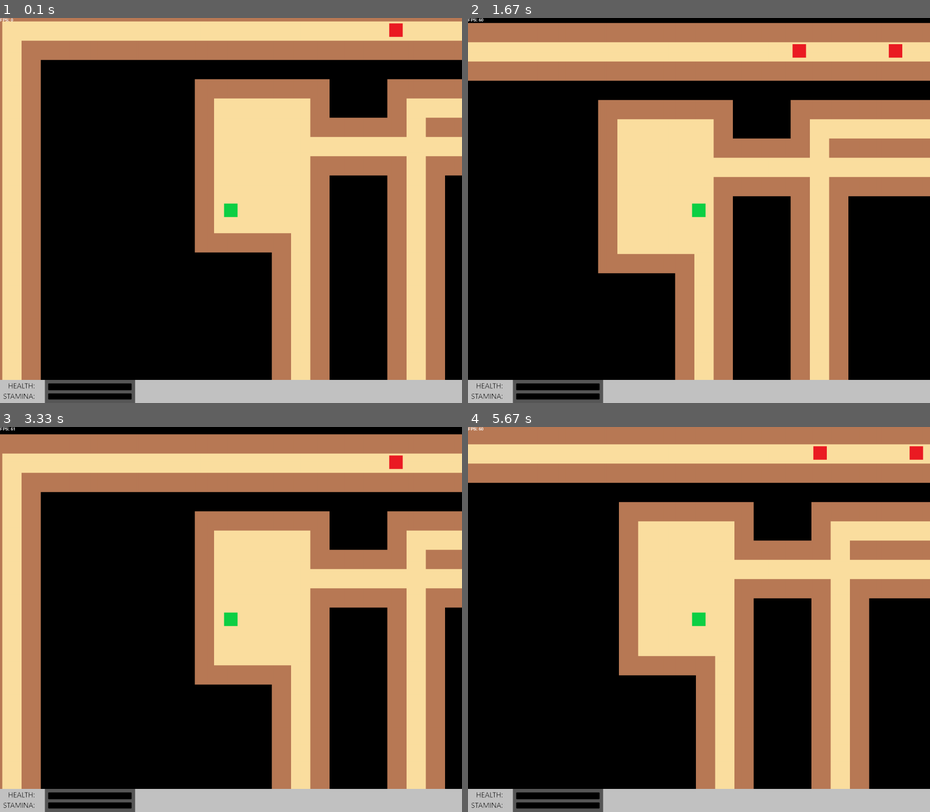
Above: before the commit, frames 1-4 (two rows, left to right).
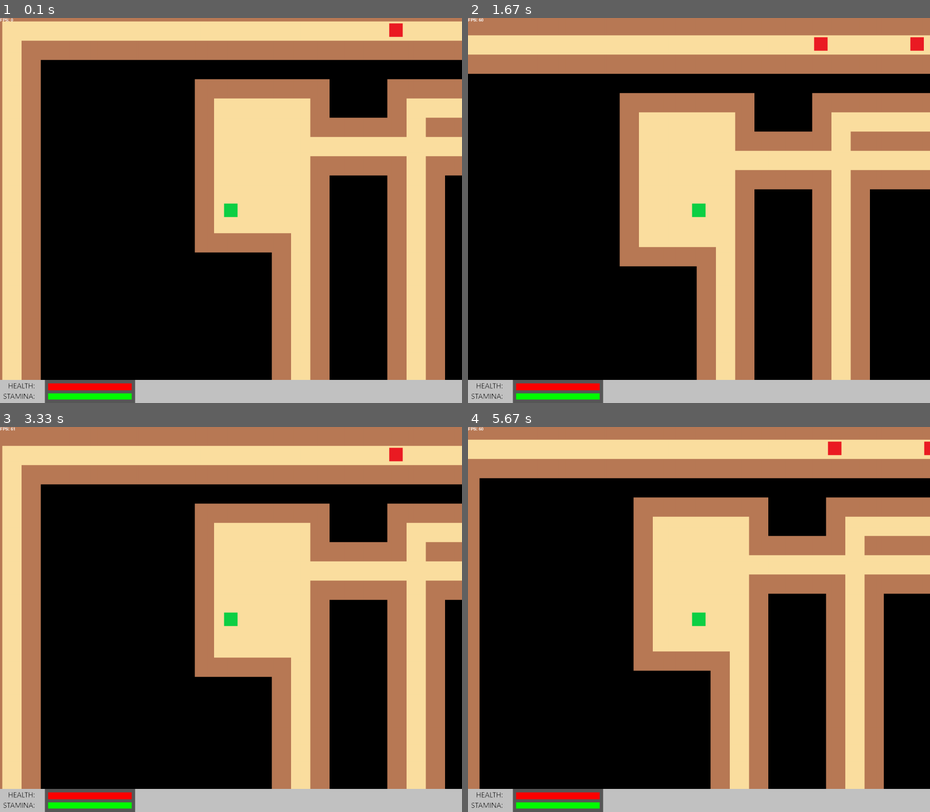
Above: after the commit, the same moments.

Repository: legotrainkid/Python-Pygame-Dungeon-Crawler
Game: pygame game, started from main.py
Two runs of this game, one before a commit and one after it. Both use one fixed random seed, a clock stepped at 60 frames per second and the inputs below.
Inputs:
- Up to frame 1 (0.1 s): no input
- Up to frame 2 (1.67 s): hold D 0.33-0.8 s; hold W 0.83-1.13 s; hold D 1.17-1.63 s
- Up to frame 3 (3.33 s): hold A 1.67-2.2 s; hold S 2.23-2.53 s; hold A 2.57-2.97 s; hold W from 3 s (still down)
- Up to frame 4 (5.67 s): release W at 3.37 s; hold D 3.4-4.03 s; hold S 4.07-4.43 s; hold A 4.47-4.93 s; hold D 4.97-5.43 s; hold W from 5.47 s (still down)

The runs differ from the first frame. In frame 1, 0.7% of the frame differs, in the area x 10-29%, y 94-100%; in frame 2, 34%, in the area x 0-100%, y 0-100%; in frame 3, 13%; in frame 4, 26%.

Commit message:
Added health and stamina bars

Diff:
--- a/main.py
+++ b/main.py
@@ -19,7 +19,7 @@
         self.RED = (255, 0, 0)
         self.FPS_FONT = pygame.font.Font("freesansbold.ttf", 11)
         self.SCORE_FONT = pygame.font.Font("freesansbold.ttf", 18)
-        self.MOVE_SPEED = 3
+        self.MOVE_SPEED = 2
         self.MAPSIZE = 80
         self.FPS = 60
 
@@ -72,13 +72,14 @@
             y_v += 50
             x_v = 0
             i = 0
-        self.player = Player(30)
+        self.player = Player(30, 500)
         self.spawn_enemies(15)
 
         self.all_sprites.add(self.player)
 
         self.spawn_player()
-        self.hud = Hud()
+        colors = {"red": self.RED, "green":self.GREEN}
+        self.hud = Hud(self.screen, colors, self.player)
         self.all_sprites.add(self.hud)
 
     def update_fps(self):
@@ -167,6 +168,9 @@
                         move = [self.MOVE_SPEED, 0]
                     elif event.key == pygame.K_d and can_move[2]:
                         move = [-self.MOVE_SPEED, 0]
+                    elif event.key == pygame.K_SPACE:
+                        self.player.sprint = True
+                        self.update_frames = 1
                 elif event.type == pygame.KEYUP:
                     if event.key == pygame.K_w:
                         move = [0, 0]
@@ -176,6 +180,24 @@
                         move = [0, 0]
                     elif event.key == pygame.K_d:
                         move = [0, 0]
+                    elif event.key == pygame.K_SPACE:
+                        self.player.sprint = False
+                        self.update_frames = 5
+
+            if self.player.sprint:
+                self.MOVE_SPEED = 4
+            else:
+                self.MOVE_SPEED = 2
+            if move[0] > 0:
+                move[0] = self.MOVE_SPEED
+            elif move[0] < 0:
+                move[0] = -self.MOVE_SPEED
+            elif move[1] > 0:
+                move[1] = self.MOVE_SPEED
+            elif move[1] < 0:
+                move[1] = -self.MOVE_SPEED
+            elif move[0] == 0 and move[1] == 0:
+                self.player.sprint = False
 
             self.screen.fill(self.BLACK)
 
@@ -231,7 +253,6 @@
                         game_over = True
                         self.player.health = 0
                         self.game_running = False
-                    print("PLAYER HEALTH: " + str(self.player.health))
 
             for enemy in enemies:
                 in_screen = False
@@ -252,7 +273,8 @@
                 if enemy.update_path:
                     end = [int(self.player.pos[1]), int(self.player.pos[0])]
                     start = [int(enemy.pos[1]), int(enemy.pos[0])]
-                    enemy.path = pathfinding.search(tile_map, 1, start, end)
+                    if not tile_map[end[0]][end[1]] and not tile_map[start[0]][start[1]]:
+                        enemy.path = pathfinding.search(tile_map, 1, start, end)
                     continue
 
             for sprite in self.all_sprites.sprites():
@@ -300,7 +322,7 @@
                 screen.blit(self.image, self.rect)
 
 class Player(pygame.sprite.Sprite):
-    def __init__(self, health):
+    def __init__(self, health, stamina):
         super().__init__()
 
         self.image = pygame.image.load("graphics/characters/player.png").convert()
@@ -311,10 +333,32 @@
         self.rect.y = int(SCREENSIZE[1]/2-17.5)
         self.pos = []
 
+        self.MAX_HEALTH = health
         self.health = health
 
+        self.sprint = False
+        self.stamina = stamina
+        self.MAX_STAMINA = stamina
+        self.update_frames = 1
+
     def update(self):
-        pass
+        if self.stamina < 1:
+            self.sprint = False
+        if self.sprint:
+            if not self.update_frames:
+                self.stamina -= 1
+                self.update_frames = 1
+            else:
+                self.update_frames-=1
+        elif not self.sprint:
+            if not self.update_frames:
+                if self.stamina < self.MAX_STAMINA:
+                    self.stamina +=1
+                    self.update_frames = 5
+            else:
+                self.update_frames-=1
+        if self.update_frames < 0:
+            self.update_frames = 0
 
     def draw(self, screen):
         screen.blit(self.image, self.rect)
@@ -403,8 +447,8 @@
             elif self.pos[1] < self.path[0][1]:
                 self.goal_y = 1
                 self.goal_x = 0
-            self.to_move_x = 2*self.goal_x
-            self.to_move_y = 2*self.goal_y
+            self.to_move_x = 3*self.goal_x
+            self.to_move_y = 3*self.goal_y
         else:
             self.to_move_x = 0
             self.to_move_y = 0
@@ -441,16 +485,34 @@
         self.rect = pygame.draw.line(screen, (0, 0, 0), player.rect[0:2], enemy.rect[0:2])
 
 class Hud(pygame.sprite.Sprite):
-    def __init__(self):
+    def __init__(self, screen, colors, player):
         super().__init__()
+        self.colors = colors
         self.image = pygame.image.load("graphics/hud/hud.png")
         self.rect = self.image.get_rect()
 
         self.rect.x = 0
         self.rect.y = 940
 
+        self.screen = screen
+
+        self.HEALTH_POS = [125, 949, 217, 18]
+        self.STAMINA_POS = [125, 975, 217, 16]
+
+        self.player = player
+
     def draw(self, screen):
         screen.blit(self.image, self.rect)
+        pygame.draw.rect(self.screen, self.colors["red"],
+                                       [self.HEALTH_POS[0],
+                                        self.HEALTH_POS[1],
+                                        int(self.HEALTH_POS[2]*(self.player.health/self.player.MAX_HEALTH)),
+                                        self.HEALTH_POS[3]])
+        pygame.draw.rect(self.screen, self.colors["green"],
+                                       [self.STAMINA_POS[0],
+                                        self.STAMINA_POS[1],
+                                        int(self.STAMINA_POS[2]*(self.player.stamina/self.player.MAX_STAMINA)),
+                                        self.STAMINA_POS[3]])
 
 if __name__ == "__main__":
     game = Game()
